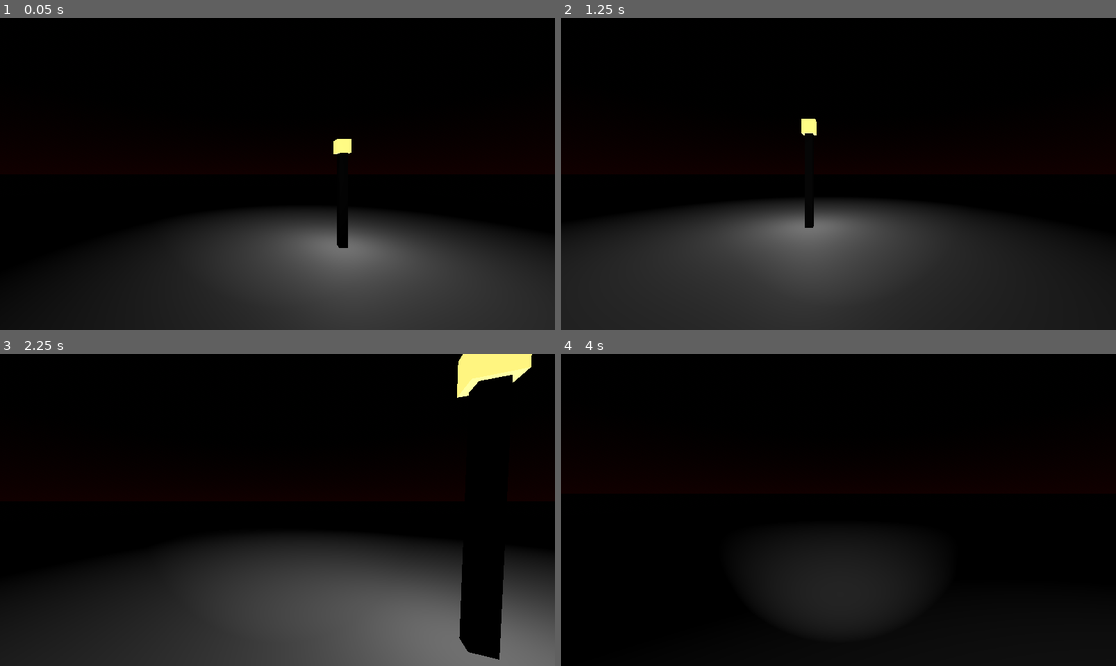
Above: before the commit, frames 1-4 (two rows, left to right).
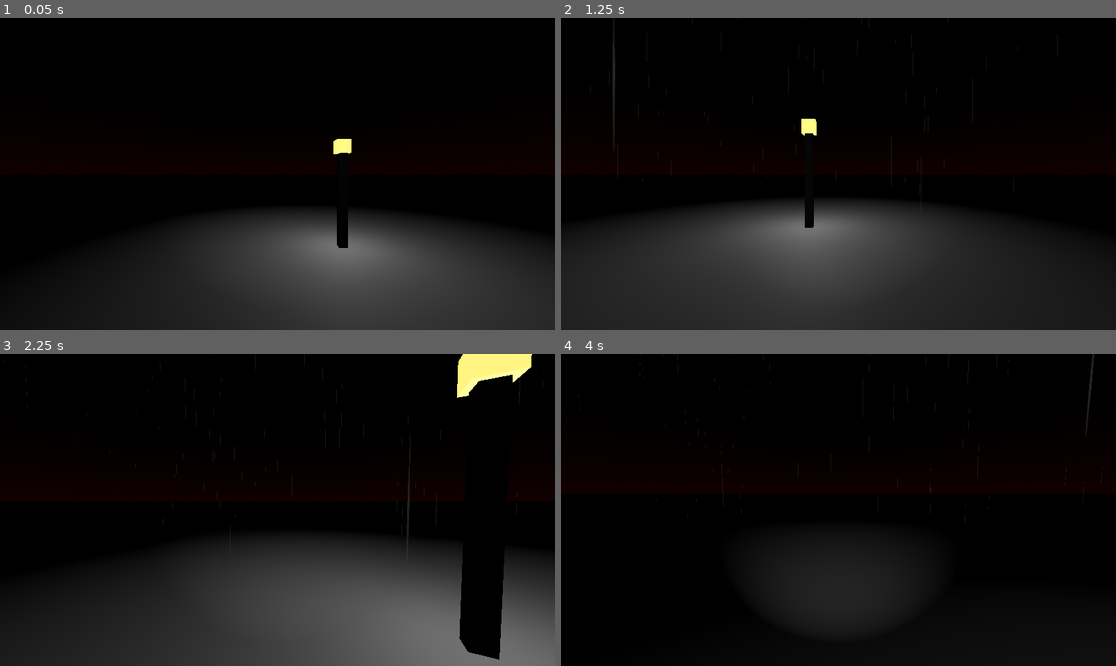
Above: after the commit, the same moments.

Repository: upitroma/the-silent
Game: Godot game, scene res://scenes/world.tscn
The game is run twice, just before and just after one commit, with the same random seed, the same clock (stepped at 60 frames per second) and the same inputs.
Inputs (mouse positions are in pixels of both pictures, inside the frame that each line leads up to):
- Up to frame 1 (0.05 s): no input
- Up to frame 2 (1.25 s): move the mouse to (960, 158) at 0.52 s; hold D (move_right) from 0.53 s (still down); click (960, 158) at 0.6 s
- Up to frame 3 (2.25 s): move the mouse to (249, 510) at 1.27 s; release D (move_right) at 1.28 s; hold W (move_forward) from 1.28 s (still down); click (249, 510) at 1.35 s; move the mouse to (288, 503) at 2.02 s; click (288, 503) at 2.1 s
- Up to frame 4 (4 s): keep holding W (move_forward); move the mouse to (832, 516) at 2.77 s; click (832, 516) at 2.85 s; move the mouse to (877, 513) at 3.52 s; click (877, 513) at 3.6 s

Frame 1 is identical in both runs. In frame 2, 0.1% of the frame differs, in the area x 9-10%, y 2-43%; in frame 3, less than 0.1%; in frame 4, less than 0.1%.

Commit message:
add rain

Diff:
--- a/scenes/world.tscn
+++ b/scenes/world.tscn
@@ -1,7 +1,9 @@
-[gd_scene load_steps=7 format=3 uid="uid://becibbnb3chm1"]
+[gd_scene load_steps=13 format=3 uid="uid://becibbnb3chm1"]
 
 [ext_resource type="Script" path="res://scenes/player.gd" id="1_ngg5l"]
+[ext_resource type="AudioStream" uid="uid://bmqsteeymaqvd" path="res://assets/rain.mp3" id="1_uvn73"]
 [ext_resource type="PackedScene" uid="uid://bb8f8larc7wjw" path="res://prefabs/lamp.tscn" id="2_ol827"]
+[ext_resource type="Texture2D" uid="uid://kimvlst7iuv" path="res://assets/particleCircle.png" id="2_rt6w6"]
 
 [sub_resource type="ProceduralSkyMaterial" id="ProceduralSkyMaterial_paptp"]
 sky_top_color = Color(0.0076315, 0.0114208, 0.0182263, 1)
@@ -18,6 +20,36 @@
 ambient_light_color = Color(0.0768358, 0.0768358, 0.0768358, 1)
 ambient_light_energy = 0.1
 
+[sub_resource type="ParticleProcessMaterial" id="ParticleProcessMaterial_rqjgd"]
+emission_shape_offset = Vector3(0, 30, 0)
+emission_shape = 3
+emission_box_extents = Vector3(30, 2, 50)
+direction = Vector3(0, -1, 0)
+spread = 0.0
+initial_velocity_min = 50.0
+initial_velocity_max = 50.0
+
+[sub_resource type="Curve" id="Curve_0ftd4"]
+max_value = 0.1
+_data = [Vector2(0, 0), 0.0, 0.14, 0, 0, Vector2(0.9, 0.07), -0.0684982, -0.0684982, 0, 0, Vector2(1, 0), 0.0, 0.0, 0, 0]
+point_count = 3
+metadata/_snap_enabled = true
+
+[sub_resource type="StandardMaterial3D" id="StandardMaterial3D_sybox"]
+transparency = 1
+cull_mode = 2
+shading_mode = 0
+vertex_color_use_as_albedo = true
+albedo_color = Color(0.32549, 0.32549, 0.32549, 0.470588)
+albedo_texture = ExtResource("2_rt6w6")
+
+[sub_resource type="RibbonTrailMesh" id="RibbonTrailMesh_xdq0q"]
+material = SubResource("StandardMaterial3D_sybox")
+shape = 0
+size = 0.5
+section_length = 0.5
+curve = SubResource("Curve_0ftd4")
+
 [sub_resource type="CapsuleShape3D" id="CapsuleShape3D_t8top"]
 radius = 0.384128
 height = 2.49232
@@ -31,10 +63,43 @@
 use_collision = true
 size = Vector3(51.7393, 1, 97.2249)
 
+[node name="GPUParticlesCollisionBox3D" type="GPUParticlesCollisionBox3D" parent="environment/floor"]
+transform = Transform3D(1, 0, 0, 0, 1, 0, 0, 0, 1, 0.285, 0, -0.0610001)
+size = Vector3(50.99, 1, 98.66)
+
 [node name="lighting" type="Node3D" parent="environment"]
 
 [node name="WorldEnvironment" type="WorldEnvironment" parent="environment"]
 environment = SubResource("Environment_wsmmc")
+
+[node name="rain" type="Node3D" parent="environment"]
+
+[node name="ambientRain" type="AudioStreamPlayer" parent="environment/rain"]
+stream = ExtResource("1_uvn73")
+volume_db = -10.306
+autoplay = true
+mix_target = 1
+
+[node name="rainParticles" type="GPUParticles3D" parent="environment/rain"]
+transform = Transform3D(1, 0, 0, 0, 1, 0, 0, 0, 1, -3.68573, 6.5888, 6.48214)
+cast_shadow = 0
+gi_mode = 0
+amount = 1000
+randomness = 0.88
+visibility_aabb = AABB(-19.7813, -9.52063, -37.9106, 39.5627, 19.0413, 75.8213)
+process_material = SubResource("ParticleProcessMaterial_rqjgd")
+draw_pass_1 = SubResource("RibbonTrailMesh_xdq0q")
+
+[node name="lamps" type="Node3D" parent="environment"]
+
+[node name="Lamp" parent="environment/lamps" instance=ExtResource("2_ol827")]
+transform = Transform3D(1, 0, 0, 0, 1, 0, 0, 0, 1, 2.40896, 0, -7.56147)
+
+[node name="Lamp2" parent="environment/lamps" instance=ExtResource("2_ol827")]
+transform = Transform3D(1, 0, 0, 0, 1, 0, 0, 0, 1, 7.70213, 0, 33.462)
+
+[node name="Lamp3" parent="environment/lamps" instance=ExtResource("2_ol827")]
+transform = Transform3D(1, 0, 0, 0, 1, 0, 0, 0, 1, -18.3872, 0, 21.7085)
 
 [node name="player" type="CharacterBody3D" parent="."]
 transform = Transform3D(1, 0, 0, 0, 1, 0, 0, 0, 1, 0, 0.699193, 0)
@@ -51,6 +116,3 @@
 [node name="CollisionShape3D" type="CollisionShape3D" parent="player"]
 transform = Transform3D(1, 0, 0, 0, 1, 0, 0, 0, 1, 0, 1.29096, 0)
 shape = SubResource("CapsuleShape3D_t8top")
-
-[node name="Lamp" parent="." instance=ExtResource("2_ol827")]
-transform = Transform3D(1, 0, 0, 0, 1, 0, 0, 0, 1, 2.40896, 0, -7.56147)
Binary file removed: assets/darkSkybox.jpg
Not shown, removed: assets/darkSkybox.jpg.import
Binary file removed: assets/devGridGrey.png
Not shown, removed: assets/devGridGrey.png.import
Binary file added: assets/particleCircle.png
Not shown, added: assets/particleCircle.png.import
Not shown, added: assets/rain.mp3.import
Binary file removed: assets/street_lamp_01_4k.gltf/street_lamp_01.bin
Not shown, removed: assets/street_lamp_01_4k.gltf/street_lamp_01_4k.gltf
Not shown, removed: assets/street_lamp_01_4k.gltf/street_lamp_01_4k.gltf.import
Not shown, removed: assets/street_lamp_01_4k.gltf/textures/street_lamp_01_arm_4k.jpg.import
Binary file removed: assets/street_lamp_01_4k.gltf/textures/street_lamp_01_diff_4k.jpg
(and 5 more such lines)
